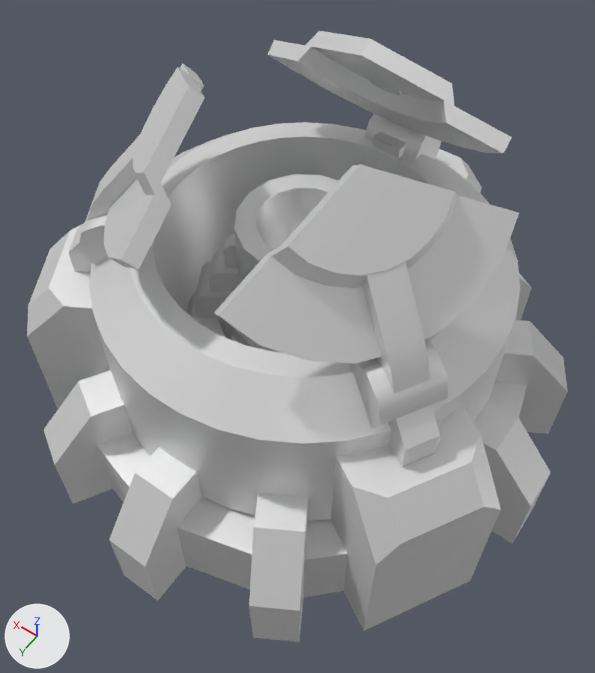
A saved change to the glTF model glb/legperdition.glb.
One viewpoint serves both versions: a 50 mm camera at (-40.5, 58.3, 103.6) aimed at (-2.5, 5.1, 20.0). The axes (+X, +Y, +Z) are drawn at lower left. The lights are the same throughout. The older version comes first. Both versions are drawn at frame 72 of the action 'ActivateClose'; the numbers are the values there.

Names of what the first picture shows: 'barrel', 'base', 'fflap', 'lflap', 'rflap', 'sleeve', 'sleeve2' and 1 more.
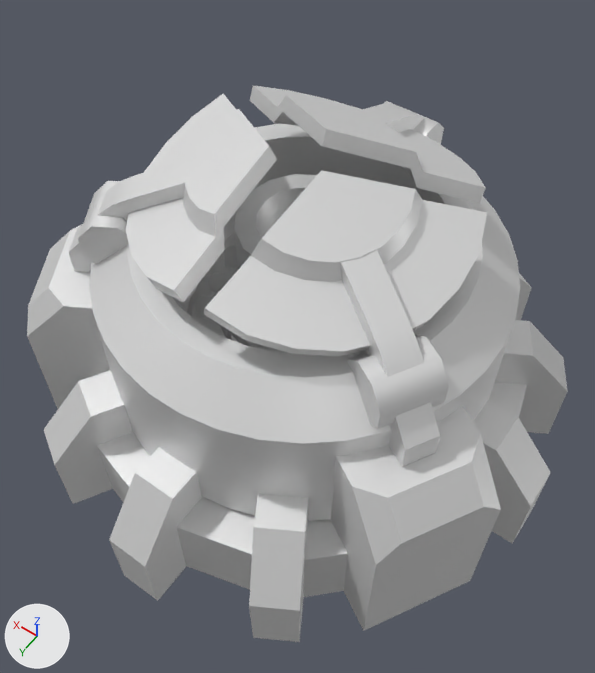
Commit message: legperdition: fire up + full close animation

ob_lflaph is not drawn itself; it is the parent of ob_lflap.
ob_rflaph is not drawn itself; it is the parent of ob_rflap.

Changed parts and their boxes (x1, y1, x2, y2) in the pictures (595 x 673 px):
'rflap', turned: before (214, 165, 519, 428); after (204, 170, 487, 429)
'lflap', turned: before (79, 64, 205, 270); after (78, 94, 277, 303)
'fflap', turned: before (267, 31, 512, 160); after (250, 86, 486, 204)

The change, as a diff of the scene's bpy script:
```diff
--- a/glb/legperdition.glb.py
+++ b/glb/legperdition.glb.py
@@ ob_fflap @@
 ob_fflap.location = (0.0, -23.0, 32.0)
-ob_fflap.rotation_euler = (0.873, 0.0, 0.0)  # degrees (50, 0, 0)
+ob_fflap.rotation_euler = (0.415, 0.0, 0.0)  # degrees (24, 0, 0)
@@ ob_lflaph @@
 ob_lflaph.location = (19.92, 11.5, 32.0)
-ob_lflaph.rotation_euler = (0.873, 0.0, 2.094)  # degrees (50, 0, 120)
+ob_lflaph.rotation_euler = (0.415, 0.0, 2.094)  # degrees (24, 0, 120)
@@ ob_rflaph @@
 ob_rflaph.location = (-19.92, 11.5, 32.0)
-ob_rflaph.rotation_euler = (0.873, 0.0, -2.094)  # degrees (50, 0, -120)
+ob_rflaph.rotation_euler = (0.415, 0.0, -2.094)  # degrees (24, 0, -120)
```
